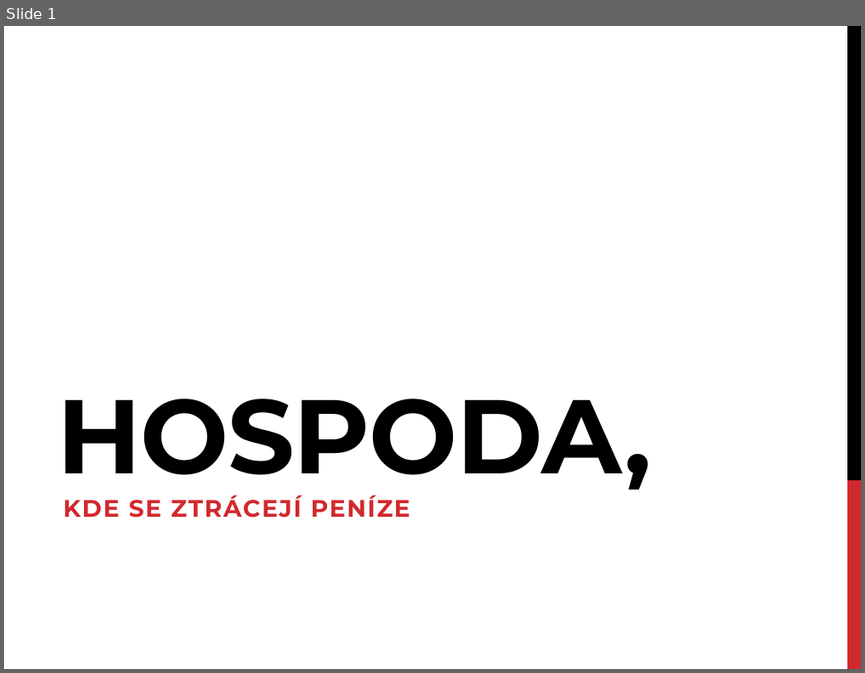
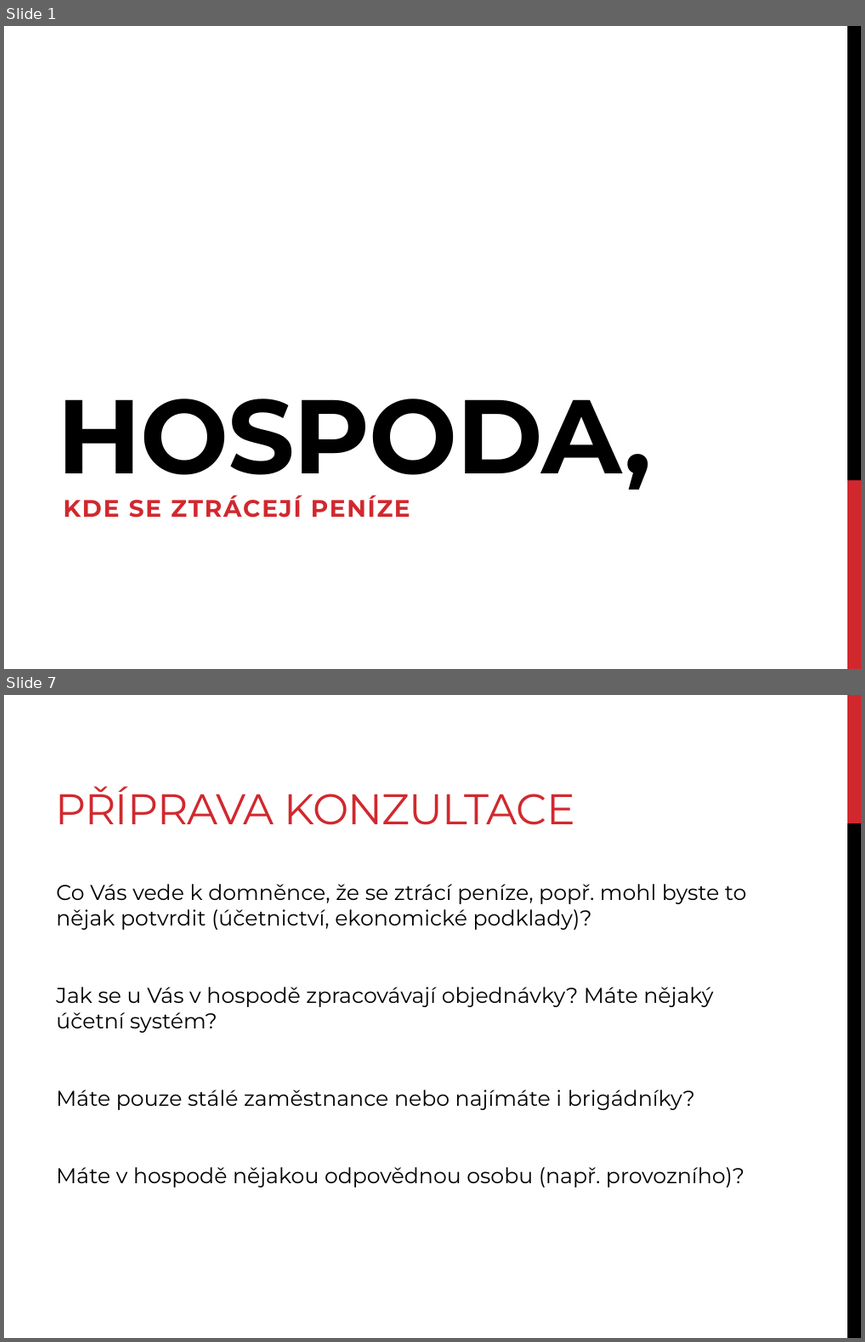
Before and after one commit to KORandi/hospoda, a slide deck: prezentace_z_2_cviceni.pptx. Shown one above the other, each under a label of ours: slide 1 before the commit, slides 1 and 7 after it; the slides between them are not shown. The pictures are 865x673 and 865x1342 pixels, drawn with LibreOffice and Linux fonts; fonts in the diff are those of the drawing. Boxes give left, top, right and bottom in pixels: in the first picture for what was removed or moved away, otherwise in the second. Text is boxed around its words. In the diff, an @@ line names an element or a change of style, - is before the commit and + after.

```diff
--- a/prezentace_z_2_cviceni.pptx
+++ b/prezentace_z_2_cviceni.pptx
@@ slide 7 added at [4,695,861,1338], background #FFFFFF @@
@@ rectangle added at [847,695,861,823], fill #D1282E @@
@@ title added at [55,786,574,825], 36 pt, text #D1282E @@
+PŘÍPRAVA KONZULTACE
@@ rectangle added at [847,823,861,1338], fill #000000 @@
@@ text added at [56,884,747,1187], 18 pt, text #000000 @@
+Co Vás vede k domněnce, že se ztrácí peníze, popř. mohl byste to nějak potvrdit (účetnictví, ekonomické podklady)?
+Jak se u Vás v hospodě zpracovávají objednávky? Máte nějaký účetní systém?
+Máte pouze stálé zaměstnance nebo najímáte i brigádníky?
+Máte v hospodě nějakou odpovědnou osobu (např. provozního)?
```
Also in this commit, not shown: 7 other slides added, 10 slides removed, 8 other files.
